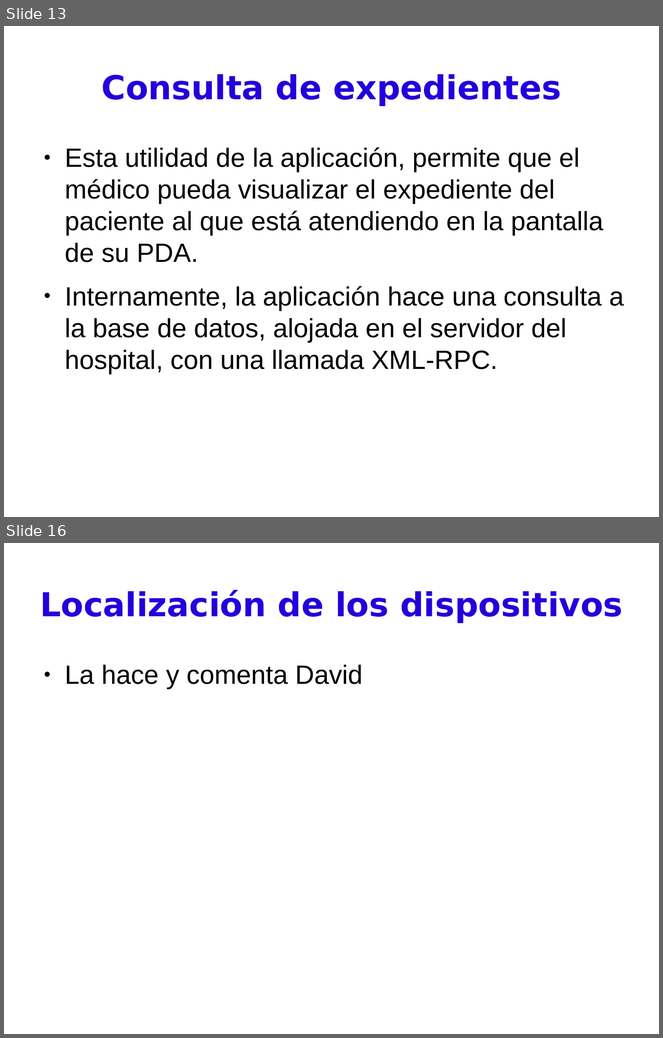
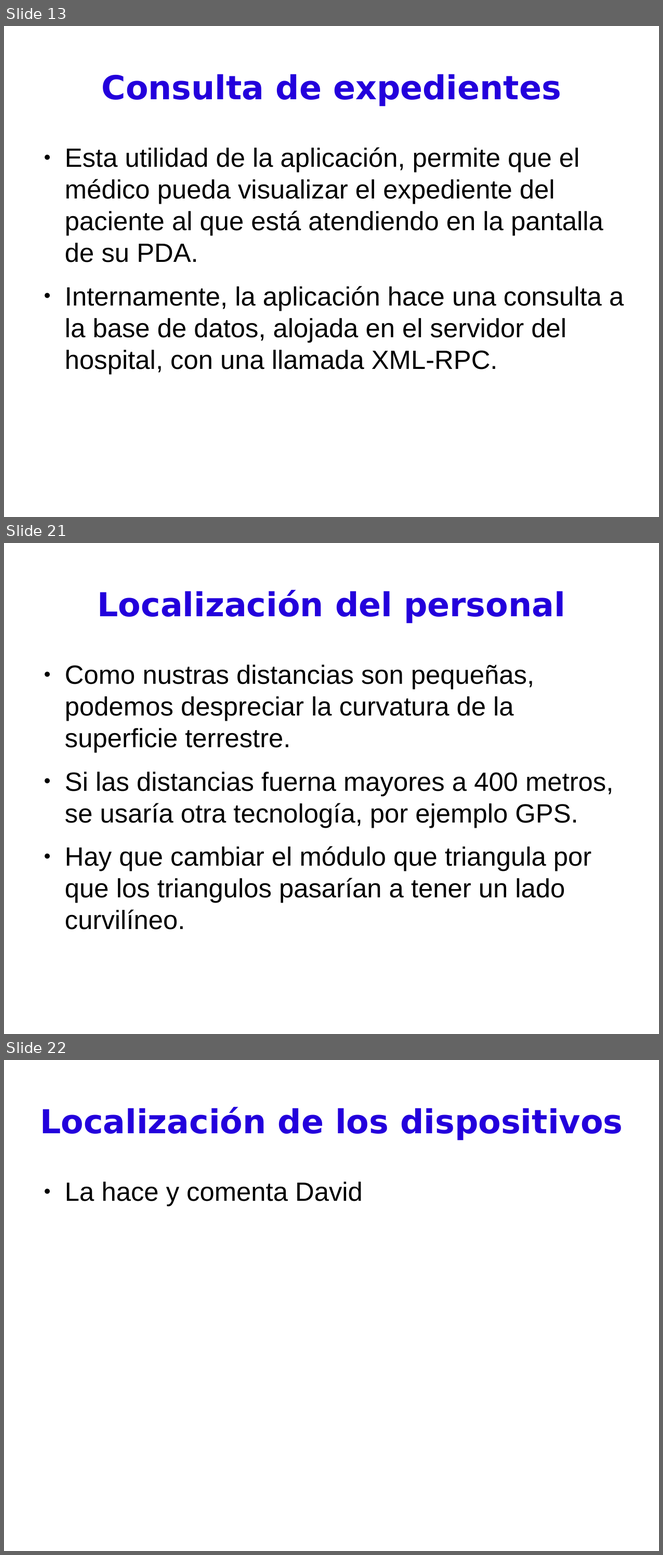
Before and after one commit to BackupTheBerlios/pdassii, a slide deck: Documentos/presentación.odp. Shown one above the other, each under a label of ours: slides 13 and 16 before the commit, slides 13, 21 and 22 after it; the slides between them are not shown. The pictures are 663x1038 and 663x1555 pixels, drawn with LibreOffice and Linux fonts; fonts in the diff are those of the drawing. Boxes give left, top, right and bottom in pixels: in the first picture for what was removed or moved away, otherwise in the second. Text is boxed around its words. In the diff, an @@ line names an element or a change of style, - is before the commit and + after.

```diff
--- a/Documentos/presentación.odp
+++ b/Documentos/presentación.odp
@@ slide 21 added at bbox=[4, 543, 659, 1034], background #FFFFFF @@
@@ title added at bbox=[98, 590, 566, 624], 40 pt, text #2300DC, bold @@
+Localización del personal
@@ text added at bbox=[65, 665, 613, 930], 32 pt, text #000000 @@
+● Como nustras distancias son pequeñas, podemos despreciar la curvatura de la superficie terrestre.
+● Si las distancias fuerna mayores a 400 metros, se usaría otra tecnología, por ejemplo GPS.
+● Hay que cambiar el módulo que triangula por que los triangulos pasarían a tener un lado curvilíneo.
@@ what was slide 16 is now slide 22 @@
```
Also in this commit, not shown: 5 slides changed, 5 other slides added.
